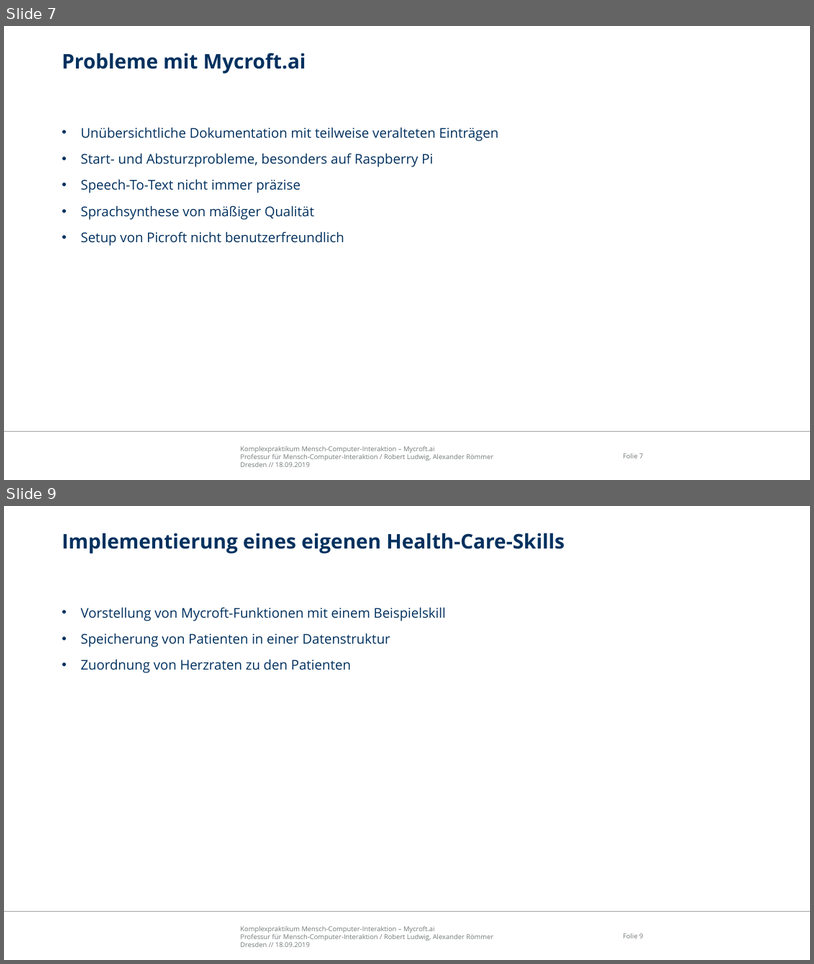
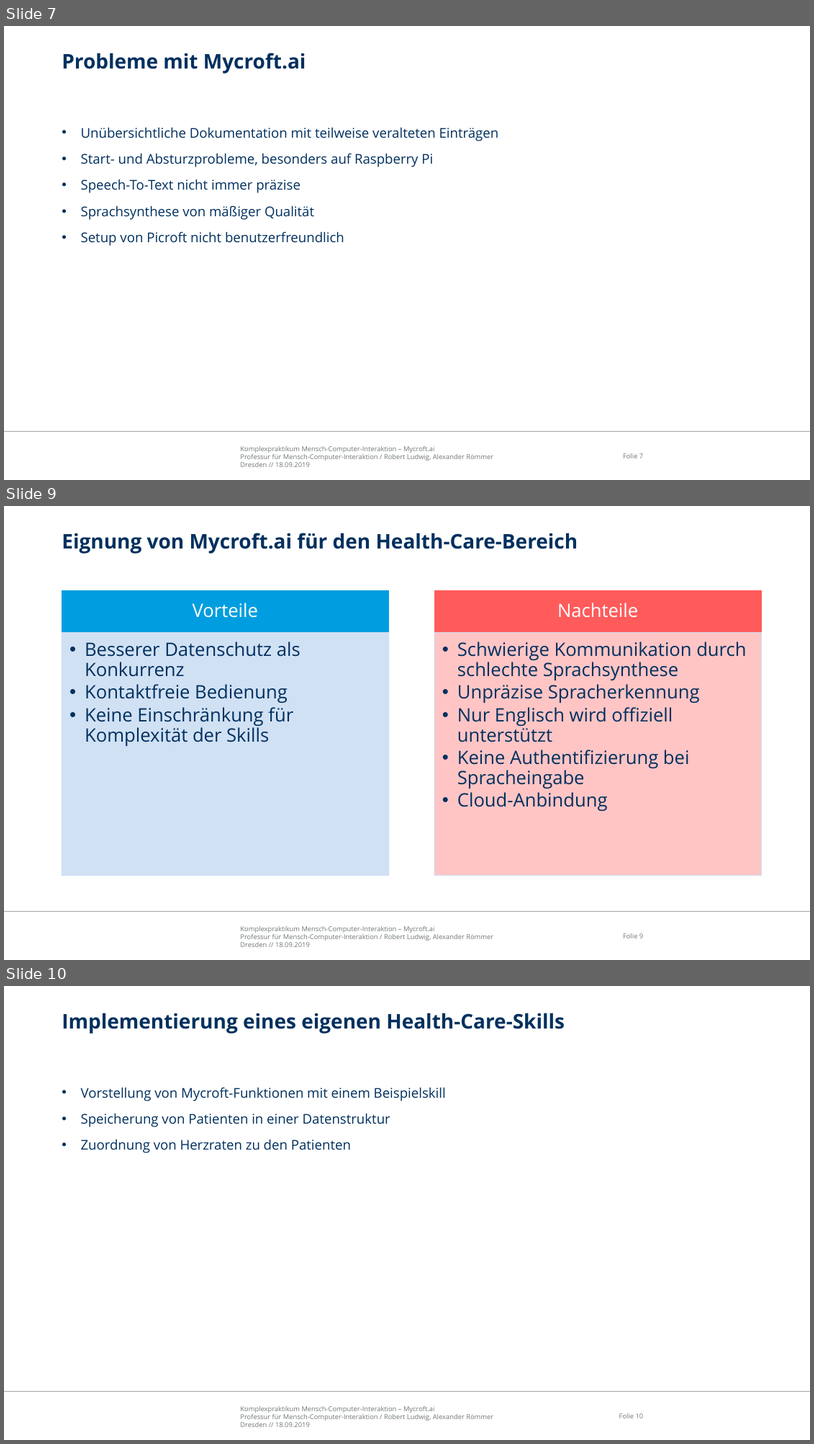
Before and after one commit to MinniFlo/KP-Mycroft, a slide deck: documents/praesentation.pptx. Shown one above the other, each under a label of ours: slides 7 and 9 before the commit, slides 7, 9 and 10 after it; the slides between them are not shown. The pictures are 814x964 and 814x1444 pixels, drawn with LibreOffice and Linux fonts; fonts in the diff are those of the drawing; background and template pictures are left out. Boxes give left, top, right and bottom in pixels: in the first picture for what was removed or moved away, otherwise in the second. Text is boxed around its words. In the diff, an @@ line names an element or a change of style, - is before the commit and + after.

```diff
--- a/documents/praesentation.pptx
+++ b/documents/praesentation.pptx
@@ slide 9 added at <box>4,506,810,960</box>, background #FFFFFF; not listed: 3 template elements that a slide beside it also shows @@
@@ title added at <box>62,533,579,554</box>, 24 pt, text #00305E, bold @@
+Eignung von Mycroft.ai für den Health-Care-Bereich
@@ group added at <box>62,591,762,875</box>: 4 rectangles, 4 texts @@
+Vorteile
+  • Besserer Datenschutz als Konkurrenz
+  • Kontaktfreie Bedienung
+  • Keine Einschränkung für Komplexität der Skills
+Nachteile
+  • Schwierige Kommunikation durch schlechte Sprachsynthese
+  • Unpräzise Spracherkennung
+  • Nur Englisch wird offiziell unterstützt
+  • Keine Authentifizierung bei Spracheingabe
+  • Cloud-Anbindung
@@ what was slide 9 is now slide 10 @@
@@ page number at <box>620,1413,644,1418</box>: text changed @@
-Folie 9
+Folie 10
```
Also in this commit, not shown: 5 slides changed, 3 other files.
